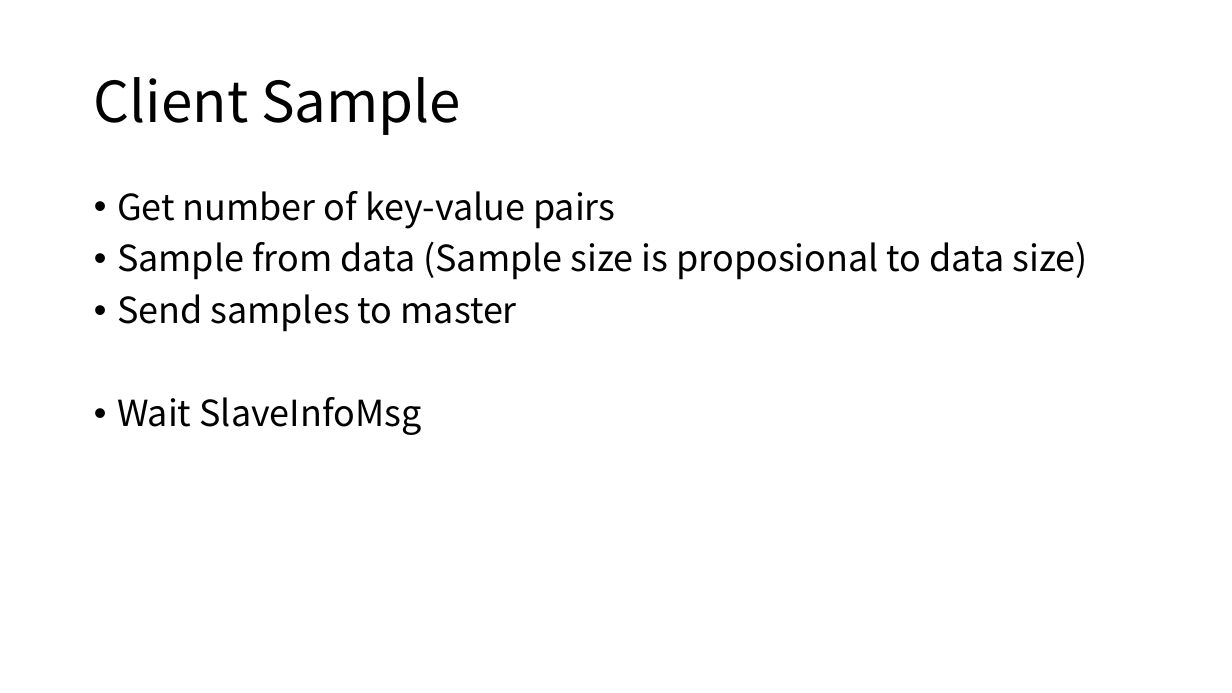
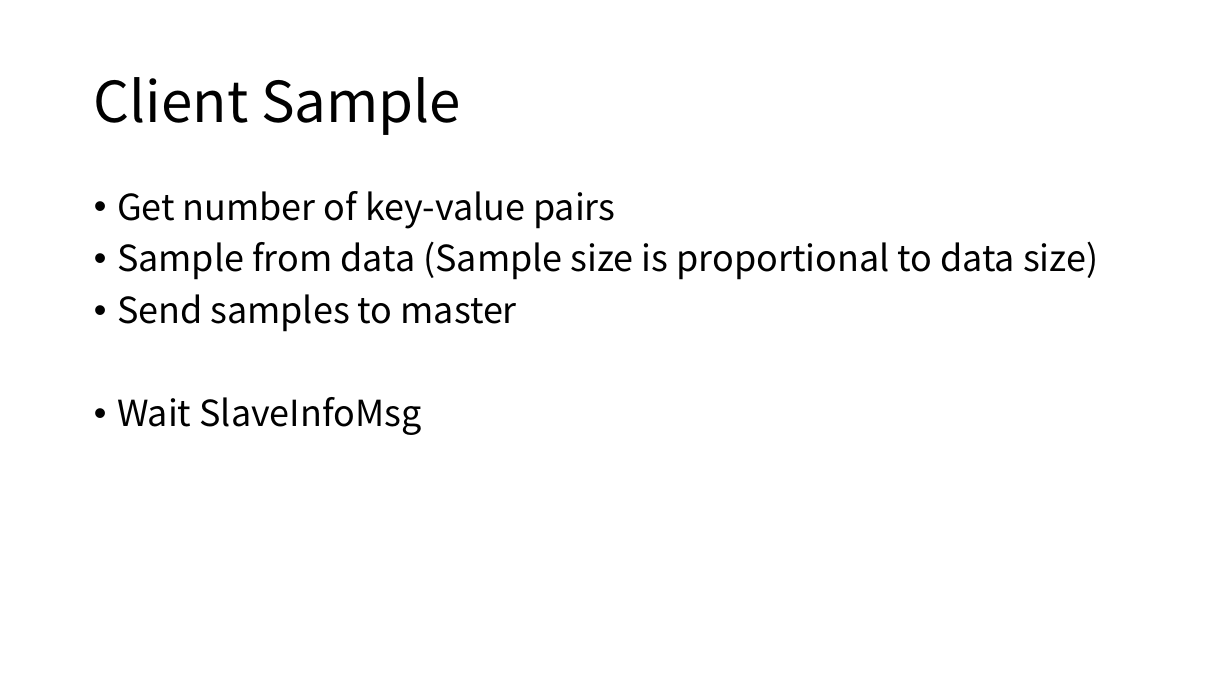
Before and after one commit to Eyebrowmoon/CS490, a slide deck: slide 18 of project.pptx. Drawn at 1232x693 pixels with LibreOffice and Linux fonts; fonts in the diff are those of the drawing. Boxes give left, top, right and bottom in pixels: in the first picture for what was removed or moved away, otherwise in the second. Text is boxed around its words. In the diff, an @@ line names an element or a change of style, - is before the commit and + after.

```diff
--- a/project.pptx
+++ b/project.pptx
@@ text at [117, 241, 1098, 280]: text changed @@
-• Sample from data (Sample size is proposional to data size)
+• Sample from data (Sample size is proportional to data size)
```
Also in this commit, not shown: 9 other slides changed, 5 slides added, 2 slides removed.
